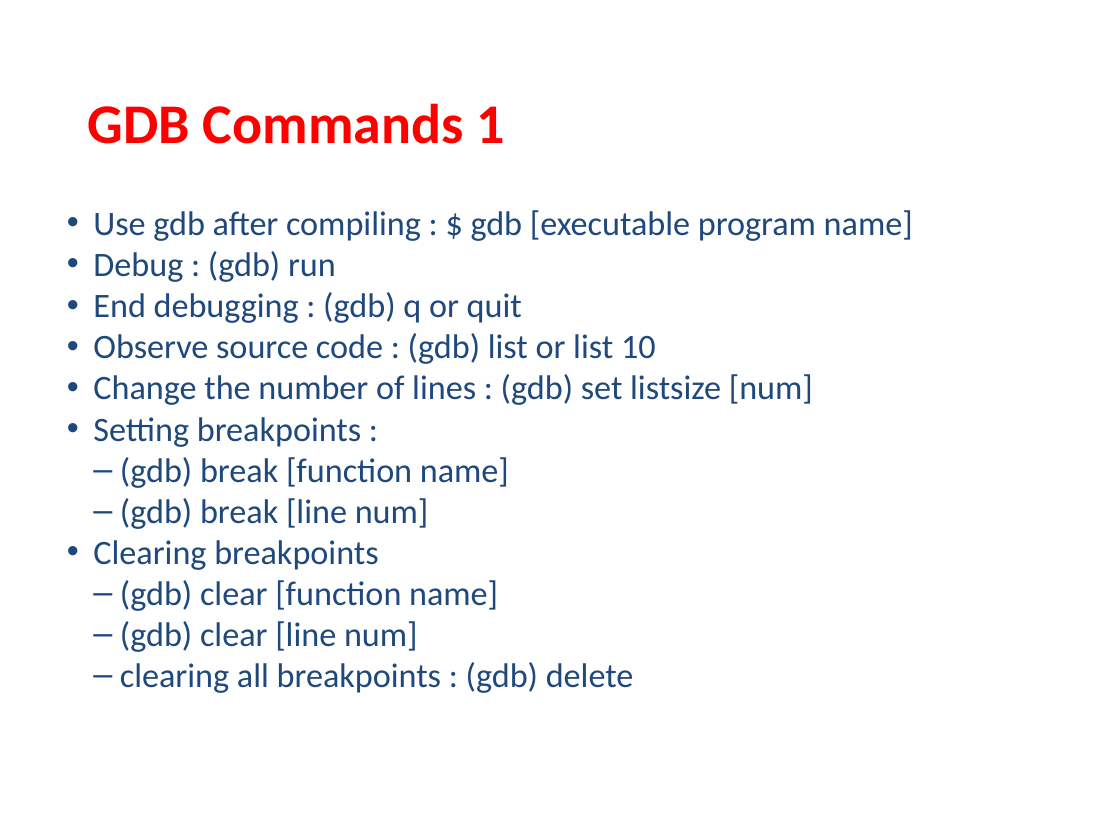
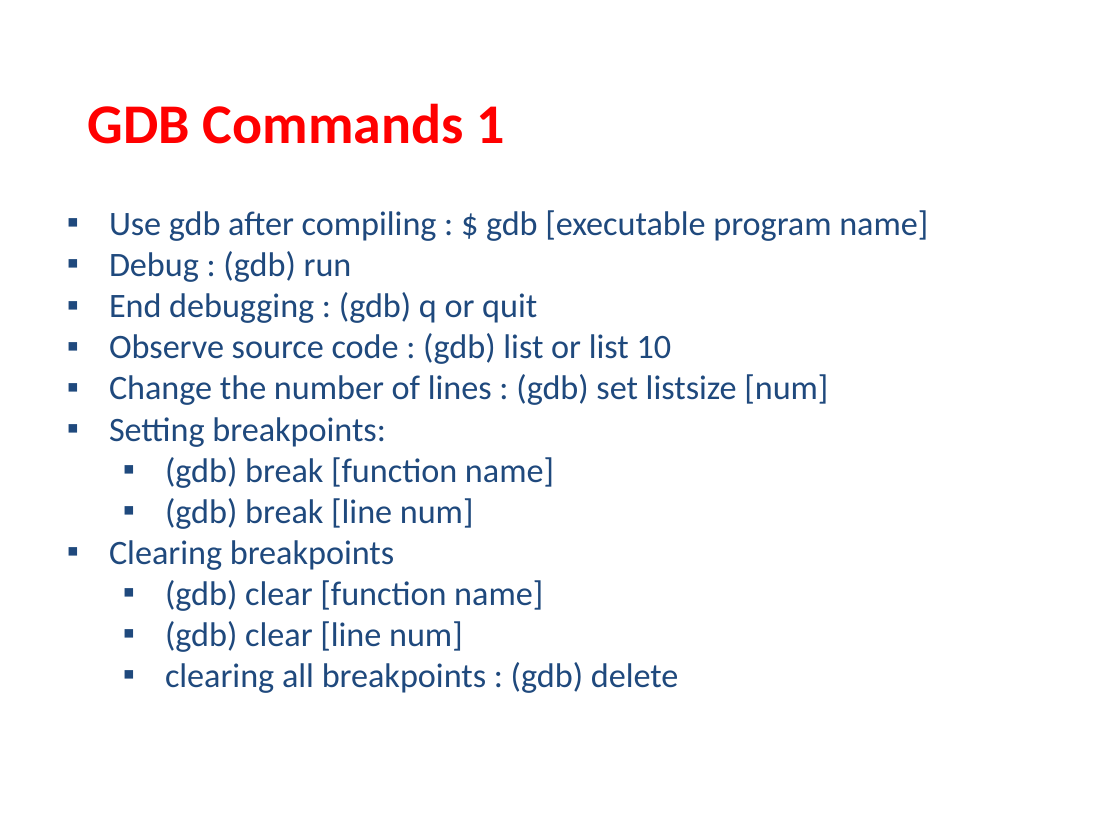
Before and after one commit to USMC1941/CS211-Rutgers, a slide deck: slide 5 of Recitations/Abu Shoeb/3- Abu Shoeb.pptx. Drawn at 1120x840 pixels with LibreOffice and Linux fonts; fonts in the diff are those of the drawing. Boxes give left, top, right and bottom in pixels: in the first picture for what was removed or moved away, otherwise in the second. Text is boxed around its words. In the diff, an @@ line names an element or a change of style, - is before the commit and + after.

```diff
--- a/Recitations/Abu Shoeb/3- Abu Shoeb.pptx
+++ b/Recitations/Abu Shoeb/3- Abu Shoeb.pptx
@@ text at (x1=109, y1=210, x2=928, y2=693): bullet • to ▪; bullet – to ▪ @@
@@ text at (x1=109, y1=417, x2=386, y2=447): text changed @@
-• Setting breakpoints :
+▪ Setting breakpoints:
```
Also in this commit, not shown: 4 other slides changed, 9 other files.
